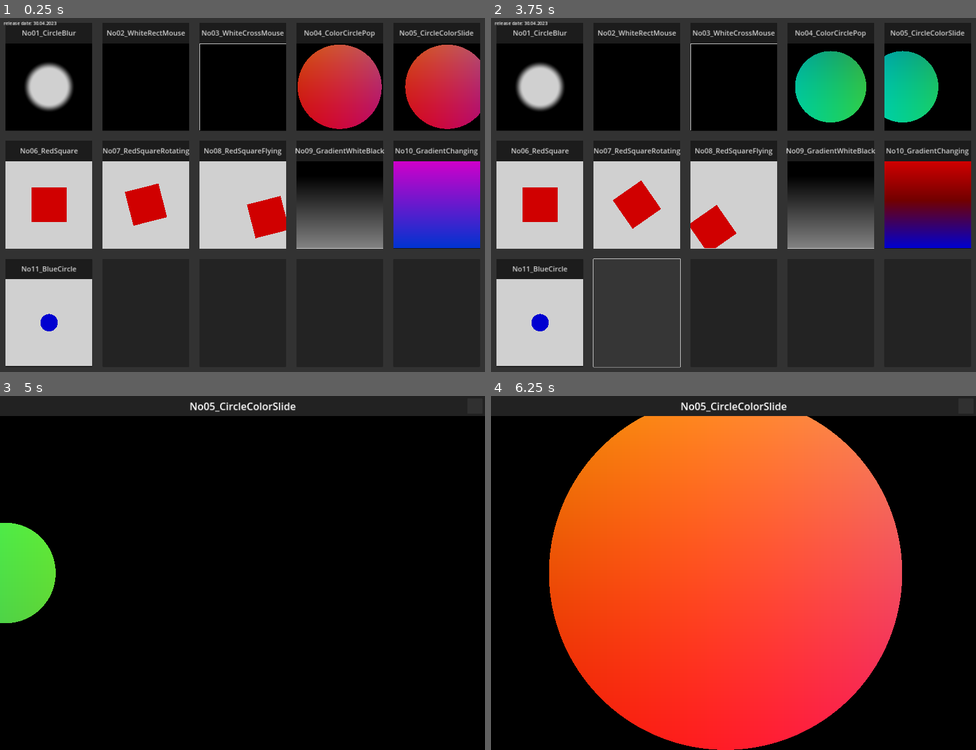
Above: before the commit, frames 1-4 (two rows, left to right).
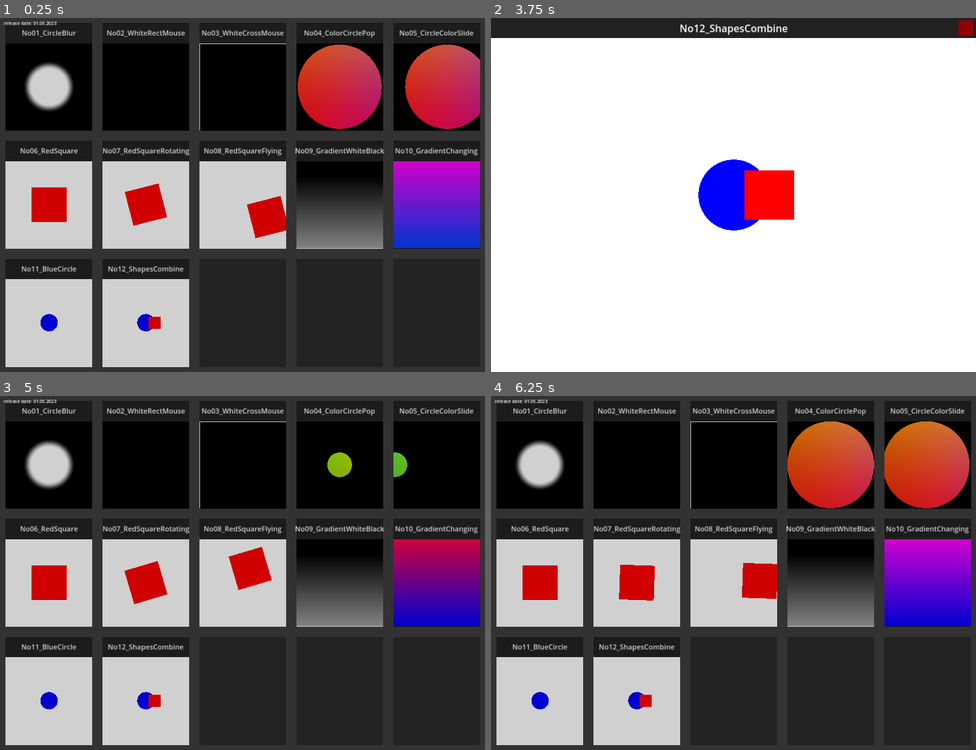
Above: after the commit, the same moments.

Repository: TechnoLukas/Godot4-Shaders
Game: Godot game, scene res://main.tscn
The game is run twice, just before and just after one commit, with the same random seed, the same clock (stepped at 60 frames per second) and the same inputs.
Inputs (mouse positions are in pixels of both pictures, inside the frame that each line leads up to):
- Up to frame 1 (0.25 s): no input
- Up to frame 2 (3.75 s): click (539, 78) at 0.52 s; click (966, 28) at 1.25 s; click (539, 311) at 2.02 s; click (966, 28) at 2.75 s; click (636, 311) at 3.52 s
- Up to frame 3 (5 s): click (475, 406) at 4.27 s
- Up to frame 4 (6.25 s): click (966, 406) at 5.02 s; click (966, 406) at 5.77 s

The runs differ from the first frame. In frame 1, 4.7% of the frame differs, in the area x 1-39%, y 1-99%; in frame 2, 95%, in the area x 0-100%, y 0-100%; in frame 3, 73%; in frame 4, 91%.

Commit message:
new shader No12_ShapesCombine

Diff:
--- a/main.tscn
+++ b/main.tscn
@@ -13,6 +13,7 @@
 [ext_resource type="Shader" path="res://shaders/shader_No9_Small.gdshader" id="10_lxv0p"]
 [ext_resource type="Shader" path="res://shaders/shader_No10_Small.gdshader" id="11_yvgph"]
 [ext_resource type="Shader" path="res://shaders/shader_No11_Small.gdshader" id="13_y4w8o"]
+[ext_resource type="Shader" path="res://shaders/shader_No12_Small.gdshader" id="14_py5dq"]
 
 [sub_resource type="Theme" id="Theme_bhqtq"]
 
@@ -55,6 +56,9 @@
 
 [sub_resource type="ShaderMaterial" id="ShaderMaterial_vylex"]
 shader = ExtResource("13_y4w8o")
+
+[sub_resource type="ShaderMaterial" id="ShaderMaterial_xk2yc"]
+shader = ExtResource("14_py5dq")
 
 [sub_resource type="Theme" id="Theme_bnp8s"]
 Label/font_sizes/font_size = 18
@@ -557,7 +561,7 @@
 size_flags_vertical = 3
 theme_override_constants/separation = 40
 
-[node name="button1" type="Button" parent="ColorRect/VBoxContainer/HBoxContainer3"]
+[node name="button1" type="ColorRect" parent="ColorRect/VBoxContainer/HBoxContainer3"]
 layout_mode = 2
 size_flags_horizontal = 3
 
@@ -601,9 +605,49 @@
 script = ExtResource("1_fjke5")
 scene = "res://scenes/No11_BlueCircle.tscn"
 
-[node name="button2" type="Button" parent="ColorRect/VBoxContainer/HBoxContainer3"]
-layout_mode = 2
-size_flags_horizontal = 3
+[node name="button2" type="ColorRect" parent="ColorRect/VBoxContainer/HBoxContainer3"]
+layout_mode = 2
+size_flags_horizontal = 3
+
+[node name="titlebar" type="ColorRect" parent="ColorRect/VBoxContainer/HBoxContainer3/button2"]
+layout_mode = 1
+anchors_preset = 10
+anchor_right = 1.0
+offset_bottom = 80.0
+grow_horizontal = 2
+color = Color(0.133333, 0.133333, 0.133333, 1)
+
+[node name="title" type="Label" parent="ColorRect/VBoxContainer/HBoxContainer3/button2/titlebar"]
+layout_mode = 1
+anchors_preset = 15
+anchor_right = 1.0
+anchor_bottom = 1.0
+grow_horizontal = 2
+grow_vertical = 2
+theme_override_font_sizes/font_size = 28
+text = "No12_ShapesCombine"
+horizontal_alignment = 1
+vertical_alignment = 1
+
+[node name="ColorRect" type="ColorRect" parent="ColorRect/VBoxContainer/HBoxContainer3/button2"]
+material = SubResource("ShaderMaterial_xk2yc")
+layout_mode = 1
+anchors_preset = 10
+anchor_right = 1.0
+offset_top = 80.0
+offset_bottom = 424.0
+grow_horizontal = 2
+
+[node name="button" type="Button" parent="ColorRect/VBoxContainer/HBoxContainer3/button2"]
+layout_mode = 1
+anchors_preset = 15
+anchor_right = 1.0
+anchor_bottom = 1.0
+grow_horizontal = 2
+grow_vertical = 2
+theme_override_styles/normal = SubResource("StyleBoxFlat_vjlwb")
+script = ExtResource("1_fjke5")
+scene = "res://scenes/No12_ShapesCombine.tscn"
 
 [node name="button3" type="Button" parent="ColorRect/VBoxContainer/HBoxContainer3"]
 layout_mode = 2
@@ -625,7 +669,7 @@
 offset_bottom = 36.0
 size_flags_horizontal = 4
 theme = SubResource("Theme_bnp8s")
-text = "release date: 30.04.2023"
+text = "release date: 01.05.2023"
 
 [connection signal="pressed" from="ColorRect/VBoxContainer/HBoxContainer/button1/button" to="ColorRect/VBoxContainer/HBoxContainer/button1/button" method="_on_pressed"]
 [connection signal="pressed" from="ColorRect/VBoxContainer/HBoxContainer/button2/button" to="ColorRect/VBoxContainer/HBoxContainer/button2/button" method="_on_pressed"]
@@ -638,3 +682,4 @@
 [connection signal="pressed" from="ColorRect/VBoxContainer/HBoxContainer2/button4/button" to="ColorRect/VBoxContainer/HBoxContainer2/button4/button" method="_on_pressed"]
 [connection signal="pressed" from="ColorRect/VBoxContainer/HBoxContainer2/button5/button" to="ColorRect/VBoxContainer/HBoxContainer2/button5/button" method="_on_pressed"]
 [connection signal="pressed" from="ColorRect/VBoxContainer/HBoxContainer3/button1/button" to="ColorRect/VBoxContainer/HBoxContainer3/button1/button" method="_on_pressed"]
+[connection signal="pressed" from="ColorRect/VBoxContainer/HBoxContainer3/button2/button" to="ColorRect/VBoxContainer/HBoxContainer3/button2/button" method="_on_pressed"]
--- /dev/null
+++ b/scenes/No12_ShapesCombine.tscn
@@ -0,0 +1,76 @@
+[gd_scene load_steps=5 format=3 uid="uid://u1rbicdp1uff"]
+
+[ext_resource type="Script" path="res://changescene.gd" id="1_o62do"]
+[ext_resource type="Shader" path="res://shaders/shader_No12_Big.gdshader" id="2_81kan"]
+
+[sub_resource type="StyleBoxFlat" id="StyleBoxFlat_eg16j"]
+bg_color = Color(0.564706, 0, 0.0117647, 1)
+
+[sub_resource type="ShaderMaterial" id="ShaderMaterial_lmrbt"]
+shader = ExtResource("2_81kan")
+
+[node name="Control" type="Control"]
+layout_mode = 3
+anchors_preset = 15
+anchor_right = 1.0
+anchor_bottom = 1.0
+grow_horizontal = 2
+grow_vertical = 2
+
+[node name="ColorRect" type="ColorRect" parent="."]
+layout_mode = 1
+anchors_preset = 15
+anchor_right = 1.0
+anchor_bottom = 1.0
+grow_horizontal = 2
+grow_vertical = 2
+color = Color(0.196078, 0.196078, 0.196078, 1)
+
+[node name="titlebar" type="ColorRect" parent="ColorRect"]
+layout_mode = 1
+anchors_preset = 10
+anchor_right = 1.0
+offset_bottom = 80.0
+grow_horizontal = 2
+color = Color(0.133333, 0.133333, 0.133333, 1)
+
+[node name="title" type="Label" parent="ColorRect/titlebar"]
+layout_mode = 1
+anchors_preset = 15
+anchor_right = 1.0
+anchor_bottom = 1.0
+grow_horizontal = 2
+grow_vertical = 2
+theme_override_font_sizes/font_size = 40
+text = "No12_ShapesCombine"
+horizontal_alignment = 1
+vertical_alignment = 1
+
+[node name="ColorRect" type="Button" parent="ColorRect/titlebar"]
+layout_mode = 1
+anchors_preset = -1
+anchor_left = 1.0
+anchor_top = 0.5
+anchor_right = 1.0
+anchor_bottom = 0.5
+offset_left = -70.0
+offset_top = -30.0
+offset_right = -10.0
+offset_bottom = 30.0
+grow_horizontal = 0
+grow_vertical = 2
+theme_override_styles/normal = SubResource("StyleBoxFlat_eg16j")
+script = ExtResource("1_o62do")
+scene = "res://main.tscn"
+
+[node name="ColorRect" type="ColorRect" parent="ColorRect"]
+material = SubResource("ShaderMaterial_lmrbt")
+layout_mode = 1
+anchors_preset = 15
+anchor_right = 1.0
+anchor_bottom = 1.0
+offset_top = 80.0
+grow_horizontal = 2
+grow_vertical = 2
+
+[connection signal="pressed" from="ColorRect/titlebar/ColorRect" to="ColorRect/titlebar/ColorRect" method="_on_pressed"]
--- /dev/null
+++ b/shaders/shader_No12_Big.gdshader
@@ -0,0 +1,44 @@
+//No12_ShapesCombine
+
+//based on https://inspirnathan.com/posts/47-shadertoy-tutorial-part-1/
+//see more info about shaders here --> https://github.com/TechnoLukas/My-favourite-shaders-links
+//ported with https://github.com/jayaarrgh/shadertoy2godot (with some hand fixing)
+//on shadertoy https://www.shadertoy.com/view/mdtSD2
+
+shader_type canvas_item;
+float sdfCircle(vec2 uv, float r, vec2 offset) {
+	float x = uv.x - offset.x;
+	float y = uv.y - offset.y;
+
+	return length(vec2(x, y)) - r;
+}
+
+float sdfSquare(vec2 uv, float size, vec2 offset) {
+	float x = uv.x - offset.x;
+	float y = uv.y - offset.y;
+
+	return max(abs(x), abs(y)) - size;
+}
+
+vec3 drawScene(vec2 uv) {
+	vec3 col = vec3(1);
+	float circle = sdfCircle(uv, 0.1, vec2(0, 0));
+	float square = sdfSquare(uv, 0.07, vec2(0.1, 0));
+
+	col = mix(vec3(0, 0, 1), col, step(0., circle));
+	col = mix(vec3(1, 0, 0), col, step(0., square));
+
+	return col;
+}
+
+void fragment() {
+
+	vec2 uv = FRAGCOORD.xy/(1.0/SCREEN_PIXEL_SIZE).xy; // <0, 1>
+	uv -= 0.5; // <-0.5,0.5>
+	uv.x *= (1.0/SCREEN_PIXEL_SIZE).x/(1.0/SCREEN_PIXEL_SIZE).y; // fix aspect ratio
+
+	vec3 col = drawScene(uv);
+
+	// Output to screen
+	COLOR = vec4(col,1.0);
+}
--- /dev/null
+++ b/shaders/shader_No12_Small.gdshader
@@ -0,0 +1,44 @@
+//No12_ShapesCombine
+
+//based on https://inspirnathan.com/posts/47-shadertoy-tutorial-part-1/
+//see more info about shaders here --> https://github.com/TechnoLukas/My-favourite-shaders-links
+//ported with https://github.com/jayaarrgh/shadertoy2godot (with some hand fixing)
+//on shadertoy https://www.shadertoy.com/view/mdtSD2
+
+shader_type canvas_item;
+float sdfCircle(vec2 uv, float r, vec2 offset) {
+	float x = uv.x - offset.x;
+	float y = uv.y - offset.y;
+
+	return length(vec2(x, y)) - r;
+}
+
+float sdfSquare(vec2 uv, float size, vec2 offset) {
+	float x = uv.x - offset.x;
+	float y = uv.y - offset.y;
+
+	return max(abs(x), abs(y)) - size;
+}
+
+vec3 drawScene(vec2 uv) {
+	vec3 col = vec3(1);
+	float circle = sdfCircle(uv, 0.1, vec2(0, 0));
+	float square = sdfSquare(uv, 0.07, vec2(0.1, 0));
+
+	col = mix(vec3(0, 0, 1), col, step(0., circle));
+	col = mix(vec3(1, 0, 0), col, step(0., square));
+
+	return col;
+}
+
+void fragment() {
+
+	vec2 uv = UV;
+	uv.y=uv.y-0.5;
+	uv.x=uv.x-0.5;
+
+	vec3 col = drawScene(uv);
+
+	// Output to screen
+	COLOR = vec4(col,1.0);
+}
Binary file added: images/No12_ShapesCombine.png
Not shown, added: images/No12_ShapesCombine.png.import
Not shown: 1 places in main.tscn that only renumber resources
Not shown, changed: README.md
Not shown, added: images/No12_ShapesCombine.gif
